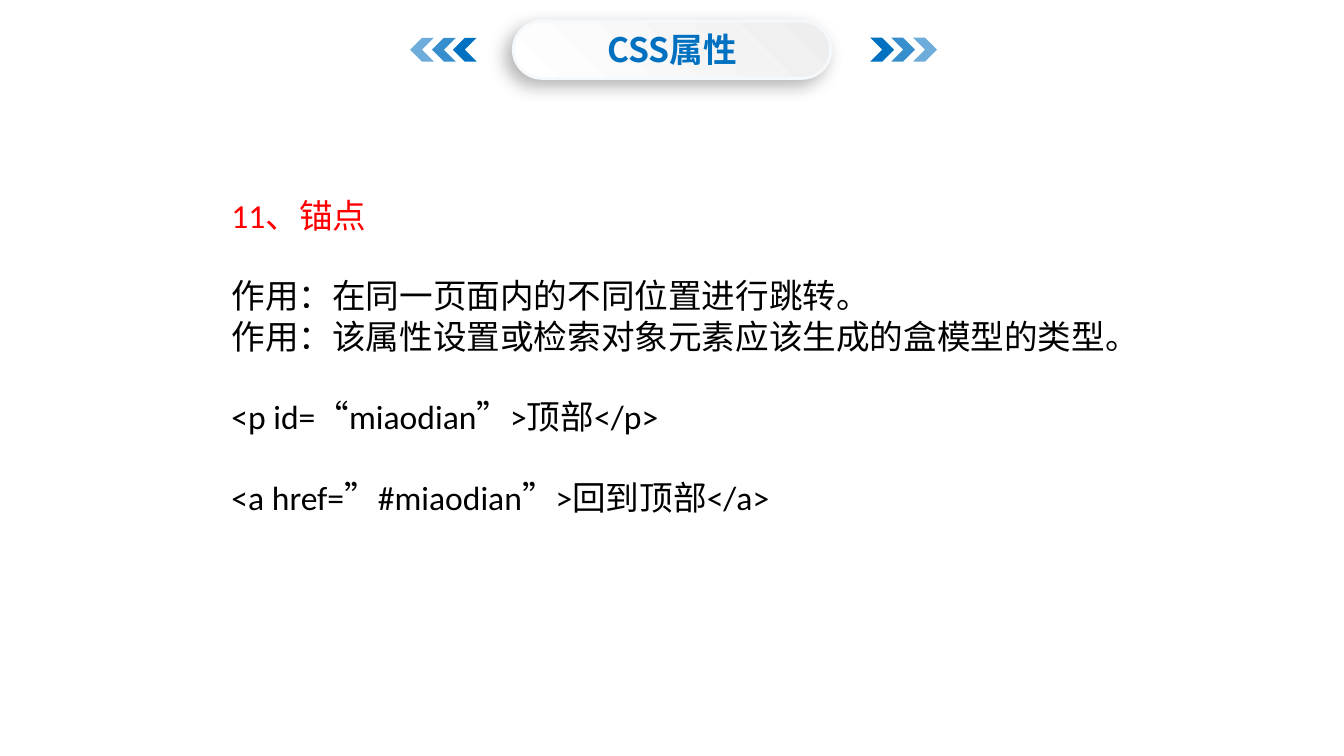
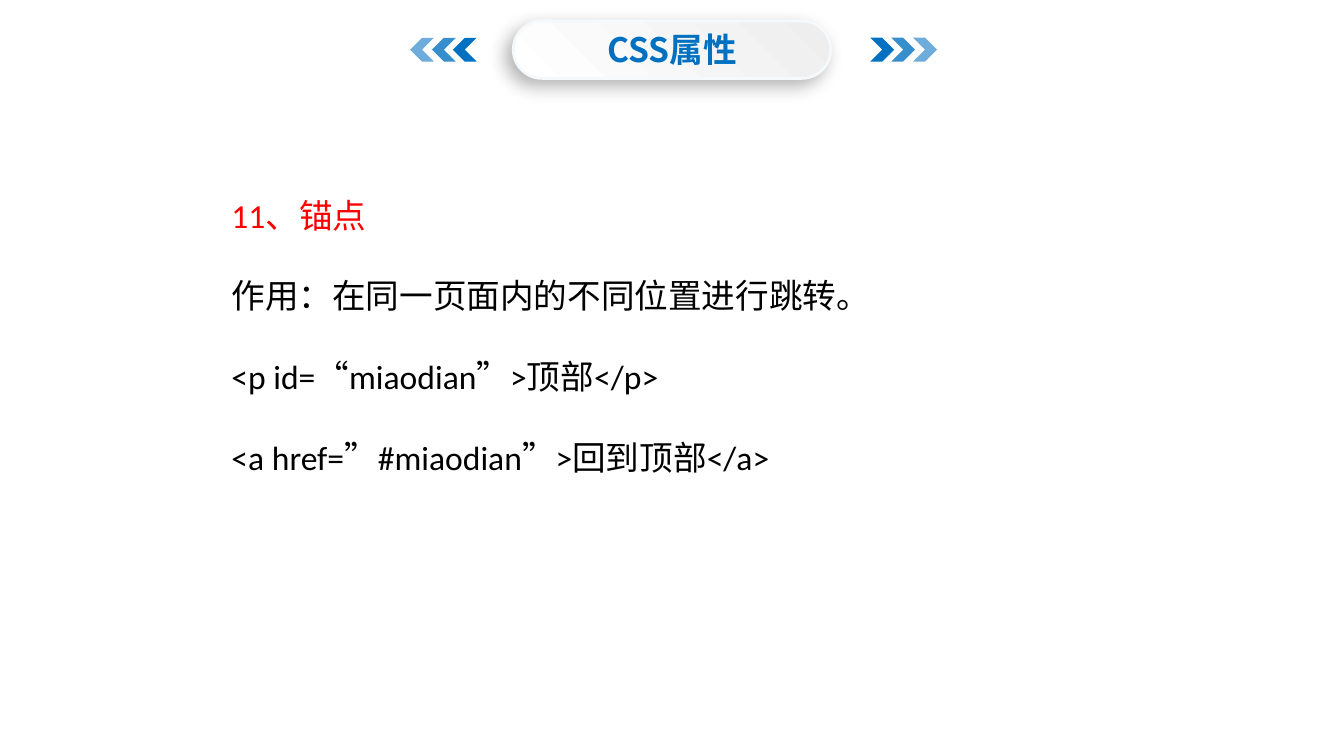
Before and after one commit to menglaoda/webA4, a slide deck: slide 14 of PPT/CSS/04css属性及兼容.pptx. Drawn at 1344x756 pixels with LibreOffice and Linux fonts; fonts in the diff are those of the drawing; background and template pictures are left out. Boxes give left, top, right and bottom in pixels: in the first picture for what was removed or moved away, otherwise in the second. Text is boxed around its words. In the diff, an @@ line names an element or a change of style, - is before the commit and + after.

```diff
--- a/PPT/CSS/04css属性及兼容.pptx
+++ b/PPT/CSS/04css属性及兼容.pptx
@@ text at (231,320,1138,352): paragraph removed @@
-作用：该属性设置或检索对象元素应该生成的盒模型的类型。
```
Also in this commit, not shown: 2 other slides changed, 5 other files.
